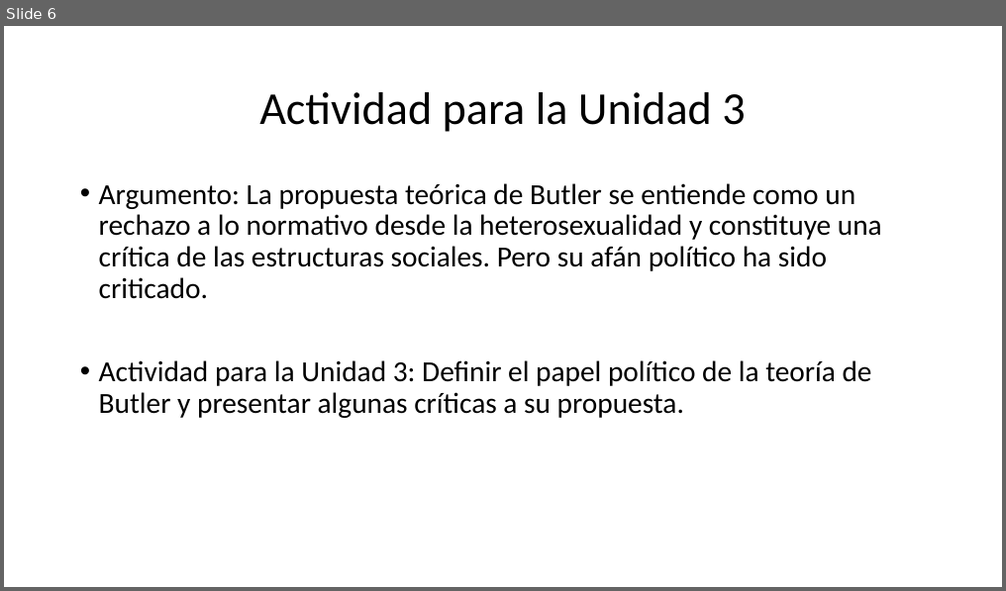
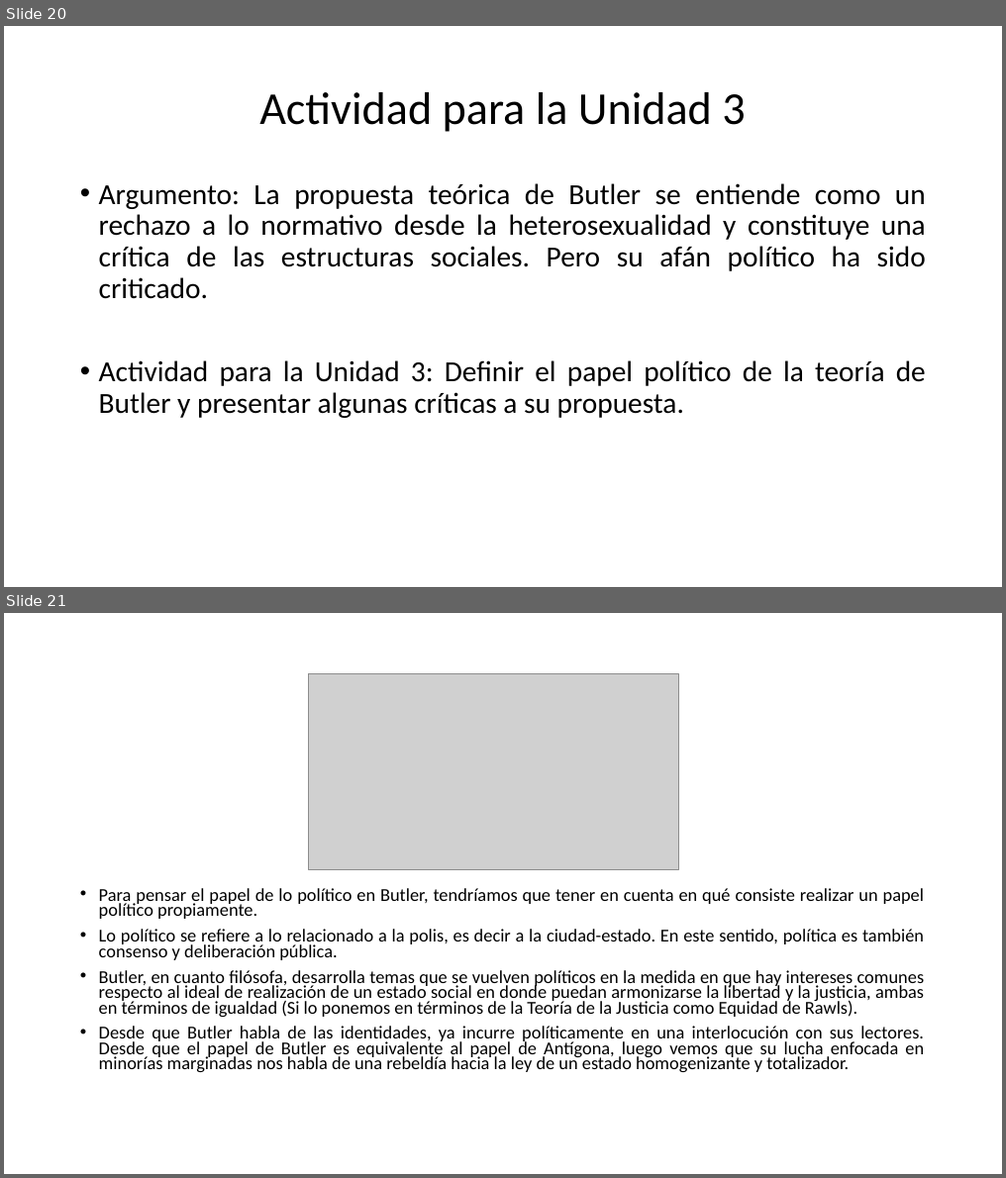
Before and after one commit to zaboltar/zaboltar.github.io, a slide deck: assets uarm/2019 sol-penscri-justfilpol/S E B Ago2019/J Butler UNIDAD 3.pptx. Shown one above the other, each under a label of ours: slide 6 before the commit, slides 20 and 21 after it. The pictures are 1006x591 and 1006x1178 pixels, drawn with LibreOffice and Linux fonts; fonts in the diff are those of the drawing; grey boxes stand for pictures. Boxes give left, top, right and bottom in pixels: in the first picture for what was removed or moved away, otherwise in the second. Text is boxed around its words. In the diff, an @@ line names an element or a change of style, - is before the commit and + after.

Commit message:
j butler 3

```diff
--- a/assets uarm/2019 sol-penscri-justfilpol/S E B Ago2019/J Butler UNIDAD 3.pptx
+++ b/assets uarm/2019 sol-penscri-justfilpol/S E B Ago2019/J Butler UNIDAD 3.pptx
@@ slide 21 added at (4, 613, 1002, 1174), background #FFFFFF @@
@@ picture added at (309, 673, 678, 869) @@
@@ text added at (99, 888, 925, 1072), 17.5 pt, text #000000 @@
+• Para pensar el papel de lo político en Butler, tendríamos que tener en cuenta en qué consiste realizar un papel político propiamente.
+• Lo político se refiere a lo relacionado a la polis, es decir a la ciudad-estado. En este sentido, política es también consenso y deliberación pública.
+• Butler, en cuanto filósofa, desarrolla temas que se vuelven políticos en la medida en que hay intereses comunes respecto al ideal de realización de un estado social en donde puedan armonizarse la libertad y la justicia, ambas en términos de igualdad (Si lo ponemos en términos de la Teoría de la Justicia como Equidad de Rawls).
+• Desde que Butler habla de las identidades, ya incurre políticamente en una interlocución con sus lectores. Desde que el papel de Butler es equivalente al papel de Antígona, luego vemos que su lucha enfocada en minorías marginadas nos habla de una rebeldía hacia la ley de un estado homogenizante y totalizador.
@@ what was slide 6 is now slide 20 @@
@@ slide 20 changed as well @@
@@ text "Argumento: La propuesta teórica de ..." at (99, 183, 926, 418): alignment left to justified @@
```
Also in this commit, not shown: 3 other slides changed, 18 other slides added, 2 slides removed, 3 other files.
